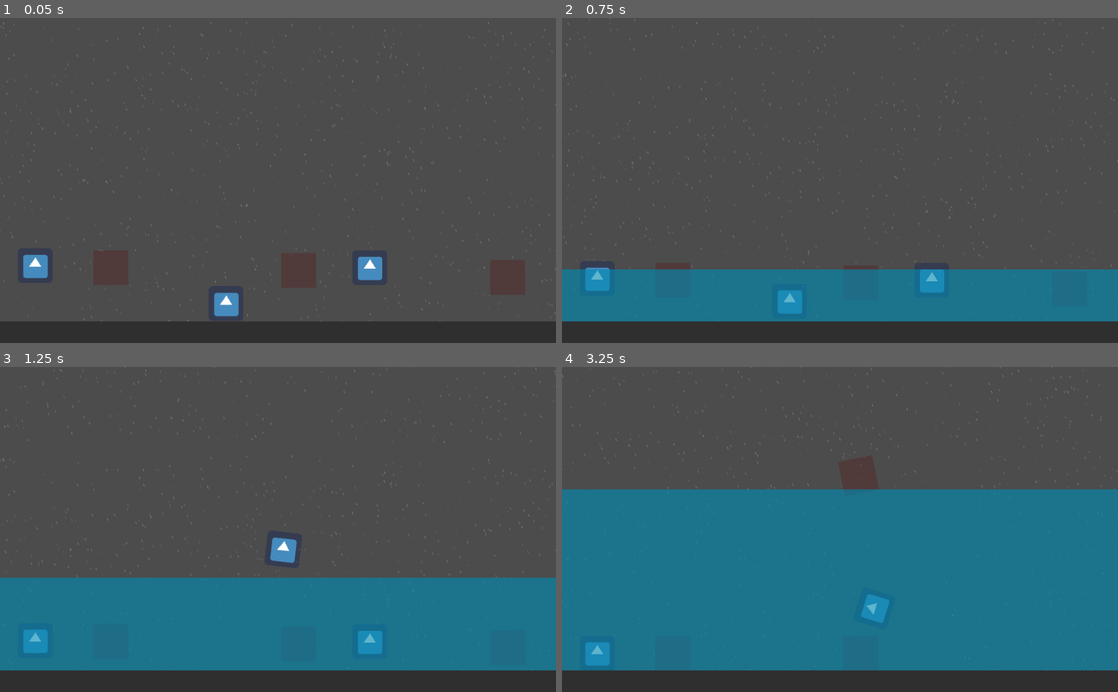
Above: before the commit, frames 1-4 (two rows, left to right).
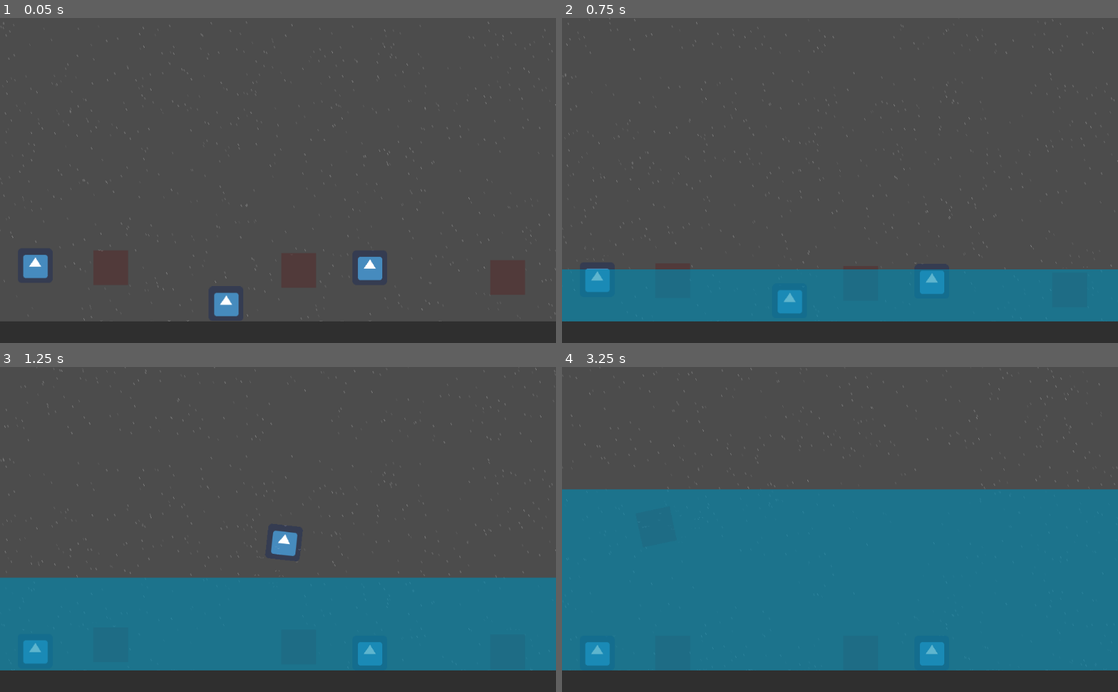
Above: after the commit, the same moments.

Repository: Deji69/NaturalDisasterJam
Game: Godot game, scene res://MainGame.tscn
Same seed, same stepped clock (60 frames per second), same inputs: the game is played once before the commit and once after it. The engine's default icon, where the game draws it, is replaced by a stand-in: a white triangle on a blue panel in a dark square.
Inputs (mouse positions are in pixels of both pictures, inside the frame that each line leads up to):
- Up to frame 1 (0.05 s): no input
- Up to frame 2 (0.75 s): drag from (789, 304) to (895, 109) at 0.52 s
- Up to frame 3 (1.25 s): no input
- Up to frame 4 (3.25 s): drag from (1067, 646) to (812, 594) at 1.27 s; move the mouse to (595, 653) at 2.02 s; hold Right (ui_right) 2.03-2.75 s; click (595, 653) at 2.17 s; drag from (917, 633) to (673, 480) at 2.77 s

Frame 1 is identical in both runs. In frame 2, less than 0.1% of the frame differs, in the area x 4-69%, y 74-85%; in frame 3, 0.9%, in the area x 4-83%, y 1-92%; in frame 4, 0.8%.

Commit message:
Fixed rain-water collision and improved bouyancy physics

Diff:
--- a/Flooding.gd
+++ b/Flooding.gd
@@ -17,19 +17,18 @@
 		screen_level += rise_speed
 		if (rise_speed < 2):
 			rise_speed += rise_speed * 0.001
-	#for obj in objects:
-		#obj.
+	for obj in objects:
+		if obj is RigidBody2D:
+			obj.apply_impulse(Vector2(0, 0), Vector2(0, -20) * delta)
 
 var objects = []
 
 func _on_water_entered(body):
-	print(body.get_class())
 	objects.append(body)
 	if body.is_class("DebrisItem"):
 		body.enter_water()
 
 func _on_water_exited(body):
-	print(body.get_class())
 	var idx = objects.find(body)
 	if idx != -1:
 		objects.remove(idx)
--- a/MainGame.tscn
+++ b/MainGame.tscn
@@ -70,7 +70,6 @@
 
 position = Vector2( 512, 848 )
 input_pickable = false
-space_override = 3
 gravity_distance_scale = 0.349
 gravity_vec = Vector2( 0, 1 )
 gravity = 0.2
--- a/Rain.gd
+++ b/Rain.gd
@@ -54,10 +54,10 @@
 		# check collisions
 		var results = space_state.intersect_point(d.pos.position, 32, [], self.collision_mask)
 		if not results.empty():
-			if results[0].collider.get_class() != "Area2D":
-				d.timer = 0.1
-				d.state = 2
-				d.frame = 0
+			#if results[0].collider.get_class() != "Area2D":
+			d.timer = 0.1
+			d.state = 2
+			d.frame = 0
 		# check end of extents
 		if not extents.has_point(d.pos.position):
 			# reset drop
